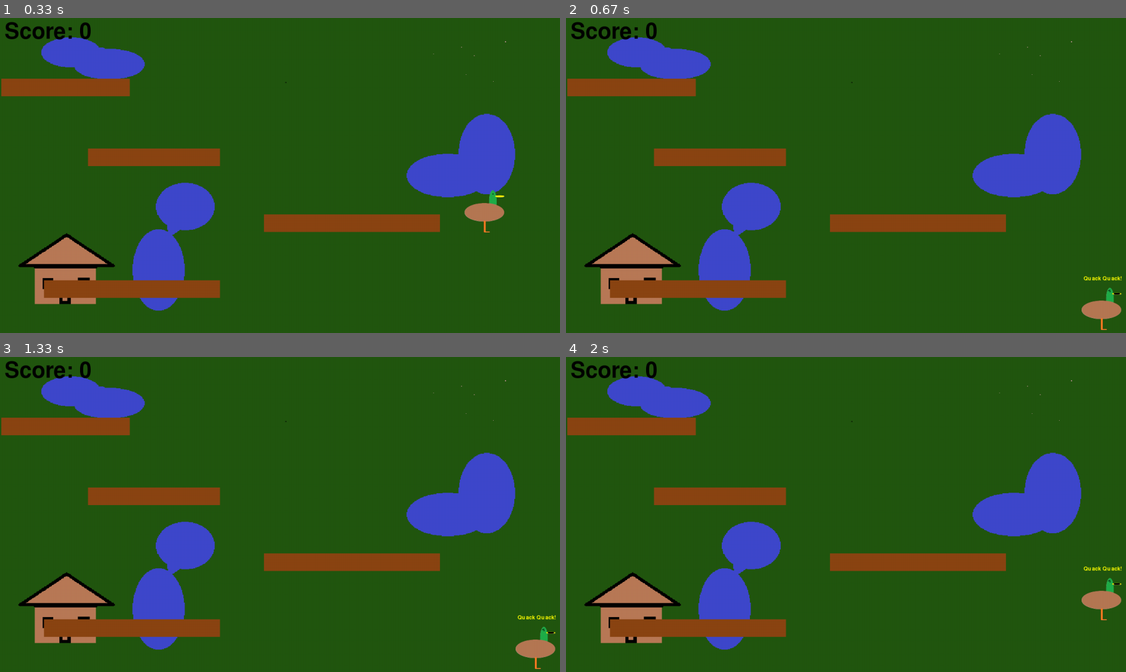
Above: before the commit, frames 1-4 (two rows, left to right).
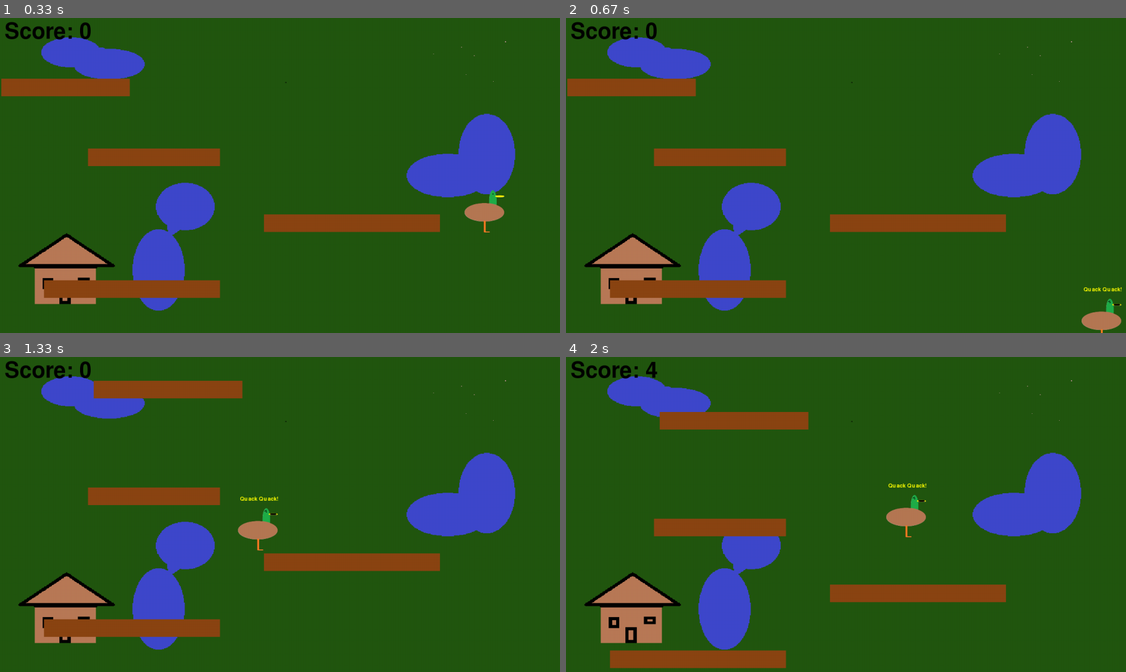
Above: after the commit, the same moments.

Repository: duckguy1208/tie-and-jon-pygame
Game: pygame game, started from main.py
Same seed, same stepped clock (60 frames per second), same inputs: the game is played once before the commit and once after it.
Inputs:
- Up to frame 1 (0.33 s): no input
- Up to frame 2 (0.67 s): hold Space from 0.33 s (still down); hold Right from 0.33 s (still down)
- Up to frame 3 (1.33 s): release Space at 0.8 s; release Right at 0.8 s; hold R 0.83-1.3 s; hold Right 0.83-1.3 s; tap Space at 0.9, 1.2 s
- Up to frame 4 (2 s): hold Right 1.33-1.8 s; tap Space at 1.4, 1.7, 1.9 s; hold Up from 1.83 s (still down)

Frame 1 is identical in both runs. In frame 2, 0.7% of the frame differs, in the area x 92-100%, y 81-100%; in frame 3, 3.7%; in frame 4, 13%, in the area x 0-100%, y 1-99%.

Commit message:
feat: add game over screen and restart logic

Diff:
--- a/main.py
+++ b/main.py
@@ -11,100 +11,122 @@
 
 clock = pygame.time.Clock()
 
-duck = Duck(screen)
-# Start the player vertically centered
-duck.pos.y = SCREEN_HEIGHT / 2
-
-# Camera position
-camera_y = 0
-
-# Define some platforms
-platforms = [
-    Platform(100, 600, 400, 40),
-    Platform(600, 450, 400, 40),
-    Platform(200, 300, 300, 40)
-]
-
 def generate_platform(y_pos):
     width = random.randint(200, 400)
     x_pos = random.randint(0, SCREEN_WIDTH - width)
     return Platform(x_pos, y_pos, width, 40)
 
-# Track the highest platform to know when to generate more
-highest_platform_y = 300
+def main():
+    # Load background image once
+    background_image = pygame.image.load("image.assets/game_background.png")
+    background_image = pygame.transform.scale(background_image, (SCREEN_WIDTH, SCREEN_HEIGHT))
 
-# Score tracking
-score = 0
-max_height = SCREEN_HEIGHT / 2 # Initial duck height
+    font = pygame.font.Font(None, 74)
+    small_font = pygame.font.Font(None, 36)
 
-# Load background image
-background_image = pygame.image.load("image.assets/game_background.png")
-background_image = pygame.transform.scale(background_image, (SCREEN_WIDTH, SCREEN_HEIGHT))
+    def reset_game():
+        d = Duck(screen)
+        d.pos.y = SCREEN_HEIGHT / 2
+        cy = 0
+        p = [
+            Platform(100, 600, 400, 40),
+            Platform(600, 450, 400, 40),
+            Platform(200, 300, 300, 40)
+        ]
+        hpy = 300
+        s = 0
+        mh = SCREEN_HEIGHT / 2
+        go = False
+        return d, cy, p, hpy, s, mh, go
 
-while True:
-    # Process player inputs.
-    for event in pygame.event.get():
-        if event.type == pygame.QUIT:
-            pygame.quit()
-            raise SystemExit
+    duck, camera_y, platforms, highest_platform_y, score, max_height, game_over = reset_game()
 
-    # Do logical updates here.
-    dt = clock.tick(60)
+    while True:
+        # Process player inputs.
+        for event in pygame.event.get():
+            if event.type == pygame.QUIT:
+                pygame.quit()
+                raise SystemExit
+            if game_over and event.type == pygame.KEYDOWN:
+                if event.key == pygame.K_r:
+                    duck, camera_y, platforms, highest_platform_y, score, max_height, game_over = reset_game()
 
-    # Decrement quack timer
-    duck.quack_timer -= dt
-    if duck.quack_timer < 0:
-        duck.quack_timer = 0
+        dt = clock.tick(60)
 
-    # Handle continuous arrow-key movement
-    keys = pygame.key.get_pressed()
-    dx = 0
-    if keys[pygame.K_LEFT]:
-        dx = -1
-    if keys[pygame.K_RIGHT]:
-        dx = 1
+        if not game_over:
+            # Decrement quack timer
+            duck.quack_timer -= dt
+            if duck.quack_timer < 0:
+                duck.quack_timer = 0
 
-    if dx != 0:
-        duck.move(dx, 0, dt)
+            # Handle continuous arrow-key movement
+            keys = pygame.key.get_pressed()
+            dx = 0
+            if keys[pygame.K_LEFT]:
+                dx = -1
+            if keys[pygame.K_RIGHT]:
+                dx = 1
 
-    if keys[pygame.K_UP]:
-        duck.jump()
+            if dx != 0:
+                duck.move(dx, 0, dt)
 
-    # quack button
-    if keys[pygame.K_SPACE]:
-        duck.quack()
+            if keys[pygame.K_UP]:
+                duck.jump()
 
-    duck.applyGravity(dt, platforms)
+            # quack button
+            if keys[pygame.K_SPACE]:
+                duck.quack()
 
-    # Update score based on height reached
-    if duck.pos.y < max_height:
-        score += int((max_height - duck.pos.y) / 10)
-        max_height = duck.pos.y
+            duck.applyGravity(dt, platforms)
 
-    # Camera follow logic: if duck is in the upper half of the screen, scroll up
-    if duck.pos.y < camera_y + SCREEN_HEIGHT / 2:
-        camera_y = duck.pos.y - SCREEN_HEIGHT / 2
+            # Update score based on height reached
+            if duck.pos.y < max_height:
+                score += int((max_height - duck.pos.y) / 10)
+                max_height = duck.pos.y
 
-    # Procedural platform generation
-    while highest_platform_y > camera_y - SCREEN_HEIGHT:
-        highest_platform_y -= random.randint(150, 250)
-        platforms.append(generate_platform(highest_platform_y))
+            # Camera follow logic: if duck is in the upper half of the screen, scroll up
+            if duck.pos.y < camera_y + SCREEN_HEIGHT / 2:
+                camera_y = duck.pos.y - SCREEN_HEIGHT / 2
 
-    # Clean up old platforms
-    platforms = [p for p in platforms if p.rect.y < camera_y + SCREEN_HEIGHT + 100]
+            # Procedural platform generation
+            while highest_platform_y > camera_y - SCREEN_HEIGHT:
+                highest_platform_y -= random.randint(150, 250)
+                platforms.append(generate_platform(highest_platform_y))
 
-    screen.blit(background_image, (0, 0))  # Draw the background image
+            # Clean up old platforms
+            platforms = [p for p in platforms if p.rect.y < camera_y + SCREEN_HEIGHT + 100]
 
-    # Render platforms
-    for p in platforms:
-        p.draw(screen, camera_y)
+            # Check for game over
+            if duck.pos.y > camera_y + SCREEN_HEIGHT:
+                game_over = True
 
-    # Render the graphics here.
-    duck.draw(camera_y)
+        # Rendering
+        screen.blit(background_image, (0, 0))  # Draw the background image
 
-    # Draw score
-    font = pygame.font.Font(None, 74)
-    score_text = font.render(f"Score: {score}", True, (0, 0, 0))
-    screen.blit(score_text, (10, 10))
+        # Render platforms
+        for p in platforms:
+            p.draw(screen, camera_y)
 
-    pygame.display.flip()  # Refresh on-screen display
+        # Render the graphics here.
+        duck.draw(camera_y)
+
+        # Draw score
+        score_text = font.render(f"Score: {score}", True, (0, 0, 0))
+        screen.blit(score_text, (10, 10))
+
+        if game_over:
+            # Dim the screen
+            overlay = pygame.Surface((SCREEN_WIDTH, SCREEN_HEIGHT), pygame.SRCALPHA)
+            overlay.fill((0, 0, 0, 150))
+            screen.blit(overlay, (0, 0))
+
+            game_over_text = font.render("GAME OVER", True, (255, 255, 255))
+            restart_text = small_font.render("Press R to Restart", True, (255, 255, 255))
+
+            screen.blit(game_over_text, (SCREEN_WIDTH // 2 - game_over_text.get_width() // 2, SCREEN_HEIGHT // 2 - 50))
+            screen.blit(restart_text, (SCREEN_WIDTH // 2 - restart_text.get_width() // 2, SCREEN_HEIGHT // 2 + 50))
+
+        pygame.display.flip()  # Refresh on-screen display
+
+if __name__ == "__main__":
+    main()
--- a/object.py
+++ b/object.py
@@ -118,12 +118,7 @@
         if self.pos.x > self.x_max - half_sprite:
             self.pos.x = self.x_max - half_sprite
 
-        if self.pos.y >= self.y_max - half_sprite:
-            self.pos.y = self.y_max - half_sprite
-            self.vertical_vel = 0
-            self.on_ground = True
-        else:
-            self.on_ground = False
+        self.on_ground = False
 
         # Platform collisions
         player_rect = self.get_rect()
--- a/test_game.py
+++ b/test_game.py
@@ -79,3 +79,18 @@
 
     assert score == 6 # Score should not change
     assert max_height == 300
+
+def test_game_over_condition():
+    # Simulate game over condition logic
+    SCREEN_HEIGHT = 720
+    camera_y = -1000 # Camera has moved up significantly
+
+    # Duck is above the bottom of the view
+    duck_pos_y = -500
+    game_over = duck_pos_y > camera_y + SCREEN_HEIGHT
+    assert not game_over
+
+    # Duck falls below the bottom of the view
+    duck_pos_y = -200 # -200 is "below" -1000 + 720 = -280
+    game_over = duck_pos_y > camera_y + SCREEN_HEIGHT
+    assert game_over
Not shown, changed: TODO.md
Not shown, changed: prompt.md
